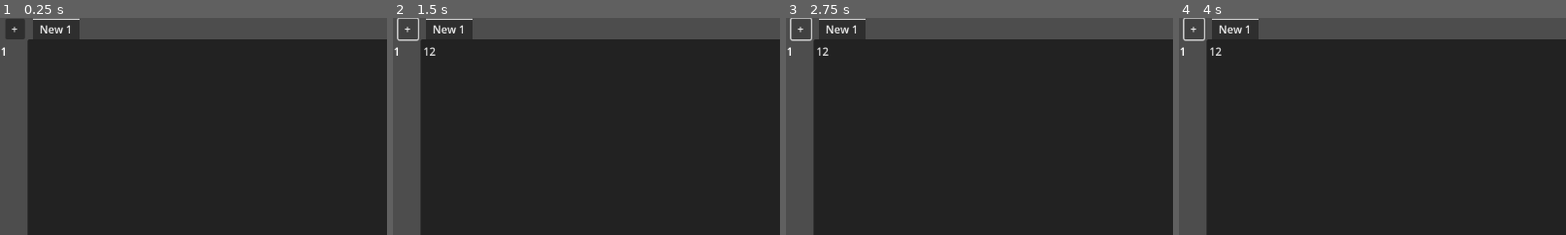
Above: before the commit, frames 1-4 (left to right).
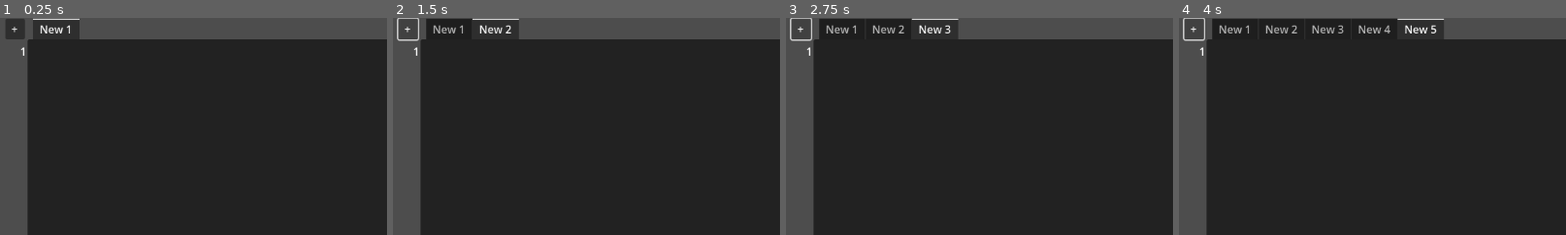
Above: after the commit, the same moments.

Repository: JacobMundy/Worst-Editor
Game: Godot game, scene res://Main.tscn
Same seed, same stepped clock (60 frames per second), same inputs: the game is played once before the commit and once after it.
Inputs (mouse positions are % of the whole screen's width and height, from its top left):
- Up to frame 1 (0.25 s): no input
- Up to frame 2 (1.5 s): click (52, 52) at 0.52 s; type "12" at 0.6 s; click "+" at 1.25 s
- Up to frame 3 (2.75 s): click "+" at 2 s
- Up to frame 4 (4 s): click "+" at 2.75 s; tap Enter at 3.5 s; hold Ctrl from 3.53 s (still down)
The pictures show only the part of the screen within x 0-50%, y 0-50%; the shares and areas given below are measured in that part.

The runs differ from the first frame. In frame 1, less than 0.1% of the frame differs, in the area x 0-7%, y 13-18%; in frame 2, 1.5%; in frame 3, 2.5%; in frame 4, 4.6%, in the area x 0-69%, y 0-18%.
Error before the commit: Invalid call. Nonexistent function 'set_new_text_edit' in base 'RichTextLabel'. (res://Main.gd:21)

Commit message:
refactored
node changed to RichTextLabel, a change for line separation was found
_process function removed, a better way was found
modulate removed, a better way was found
scroll_active = better modulate
theme constant, line separation = working line spacing
the v_scroll_bars value_changed = more efficient than _process
and finally scroll_to_line = a way to use the scroll_vertical value so that the rich label actually scrolls and scrolls to the right place

(it is 2 am this commit message is a tragedy im sorry it MIGHT be git amended)

Diff:
--- a/LineCounter.gd
+++ b/LineCounter.gd
@@ -1,4 +1,4 @@
-extends TextEdit
+extends RichTextLabel
 
 @onready var default_tab = get_node("../TabContainer/New 1")
 var text_edit
@@ -11,33 +11,27 @@
 # Called when the node enters the scene tree for the first time.
 func _ready():
 	set_new_text_edit(default_tab)
-	self.add_theme_constant_override("line_spacing", 4)
-	self.get_v_scroll_bar().modulate = 0
+	self.scroll_active = false
+	self.add_theme_constant_override("line_separation", 4)
 
-#
-func _process(_delta):
-	if text_edit != null:
-		# Sync the scroll position of LineCounter with text_edit
-		if text_edit.scroll_vertical != last_text_edit_scroll:
-			self.scroll_vertical = text_edit.scroll_vertical
-			last_text_edit_scroll = text_edit.scroll_vertical
-
-		# Sync the scroll position of text_edit with LineCounter
-		if self.scroll_vertical != last_self_scroll:
-			text_edit.scroll_vertical = self.scroll_vertical
-			last_self_scroll = self.scroll_vertical
 
 func set_new_text_edit(provided_text_edit):
 	text_edit = provided_text_edit
 	if text_edit not in connected_editors:
+		var scroll_bar = text_edit.get_v_scroll_bar()
 		text_edit.connect("caret_changed", Callable(self, "update_line_count"))
+		scroll_bar.connect("value_changed", Callable(self, "update_line_count"))
+		print(scroll_bar)
 		connected_editors.append(text_edit)
 	update_line_count()
 
-func update_line_count():
+
+func update_line_count(_value = -1):
 	var string_list = ""
 	var line_count = text_edit.get_line_count()
+	string_list = "[right]"
 	for i in range(0, line_count):
 		string_list += str(i + 1) + "\n"
+	string_list += "\n[/right]"
 	self.set_text(string_list)
-	self.scroll_vertical = text_edit.scroll_vertical
+	self.scroll_to_line(text_edit.scroll_vertical)
